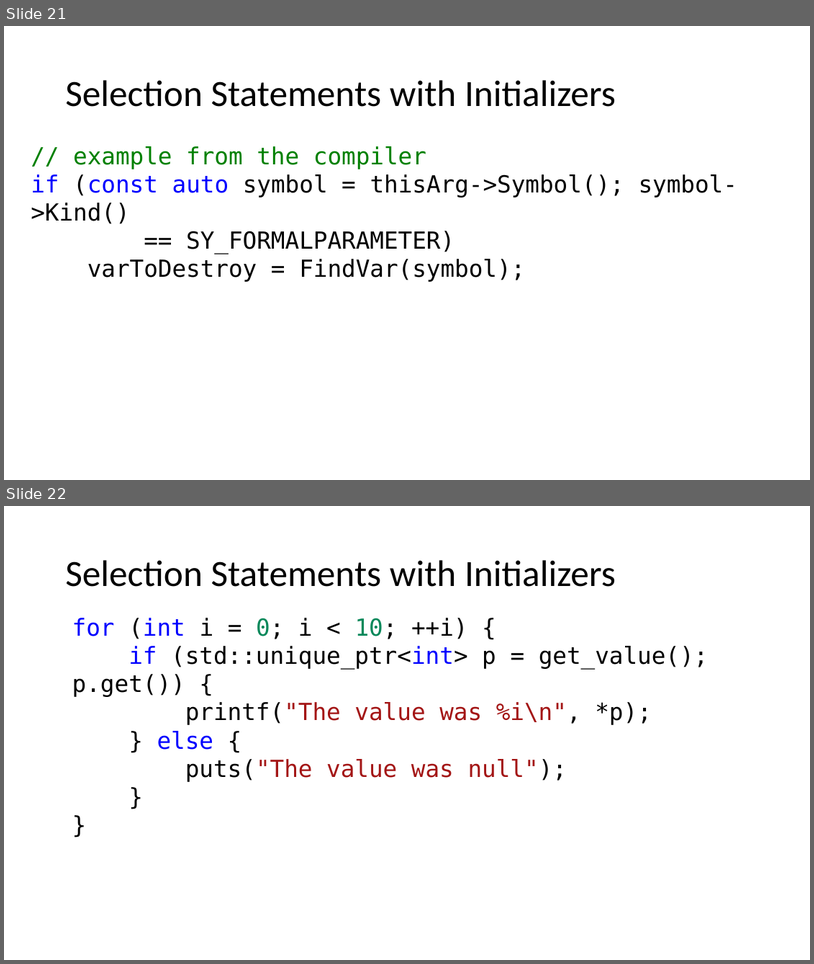
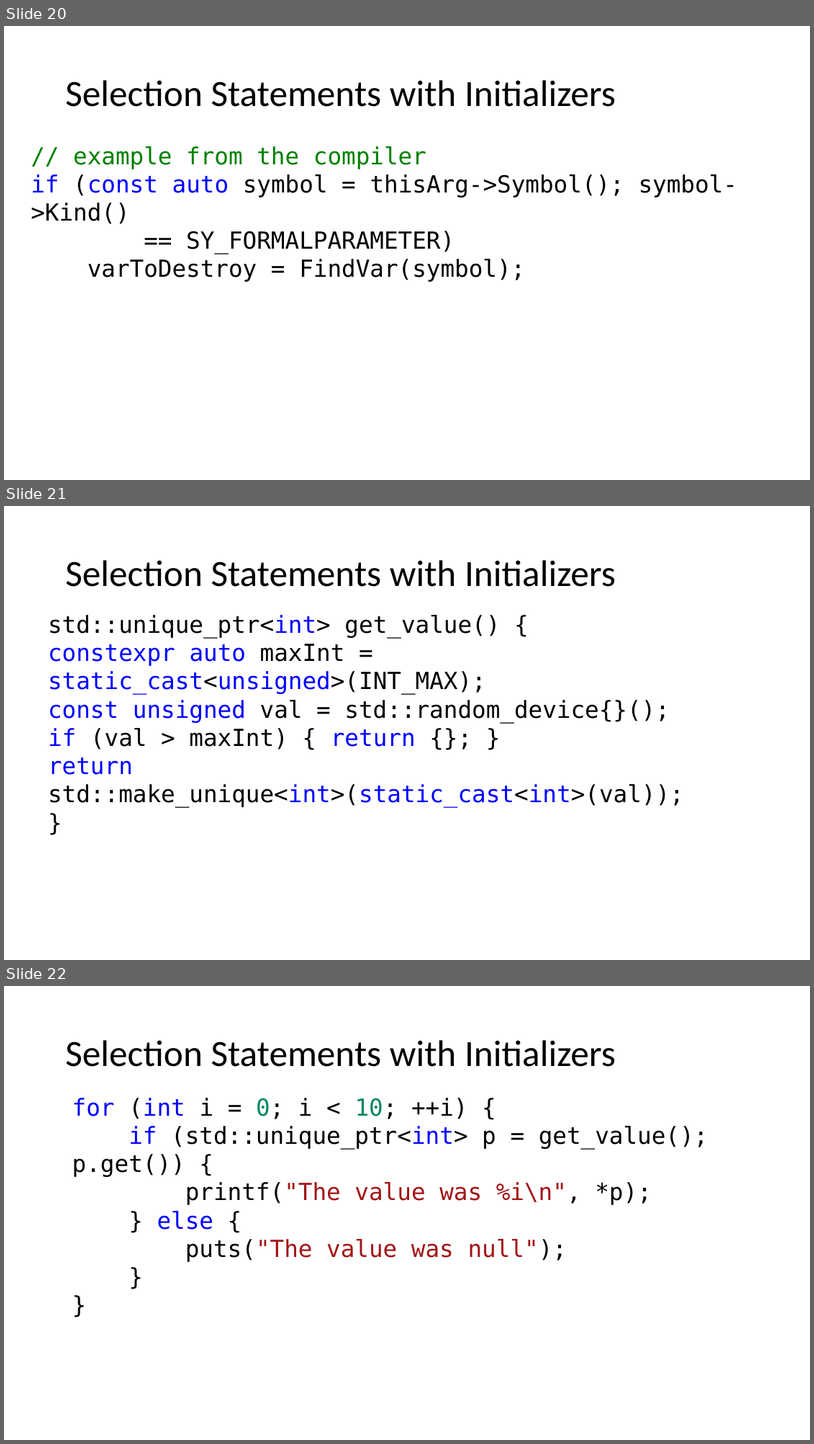
Before and after one commit to BillyONeal/14_cpp_features_in_40_minutes, a slide deck: 14 Cpp Features in 40 Minutes.pptx. Shown one above the other, each under a label of ours: slides 21 and 22 before the commit, slides 20, 21 and 22 after it. The pictures are 814x964 and 814x1444 pixels, drawn with LibreOffice and Linux fonts; fonts in the diff are those of the drawing. Boxes give left, top, right and bottom in pixels: in the first picture for what was removed or moved away, otherwise in the second. Text is boxed around its words. In the diff, an @@ line names an element or a change of style, - is before the commit and + after.

```diff
--- a/14 Cpp Features in 40 Minutes.pptx
+++ b/14 Cpp Features in 40 Minutes.pptx
@@ slide 21 added at [4,506,810,960], background #FFFFFF @@
@@ title added at [65,560,616,587], 44 pt, text #000000 @@
+Selection Statements with Initializers
@@ text added at [48,615,684,808], 28 pt, text #000000 @@
+std::unique_ptr<int> get_value() {
+constexpr auto maxInt = static_cast<unsigned>(INT_MAX);
+const unsigned val = std::random_device{}();
+if (val > maxInt) { return {}; }
+return std::make_unique<int>(static_cast<int>(val));
+}
@@ what was slide 21 is now slide 20 @@
```
Also in this commit, not shown: 2 slides changed, 1 slide removed, 2 other files.
